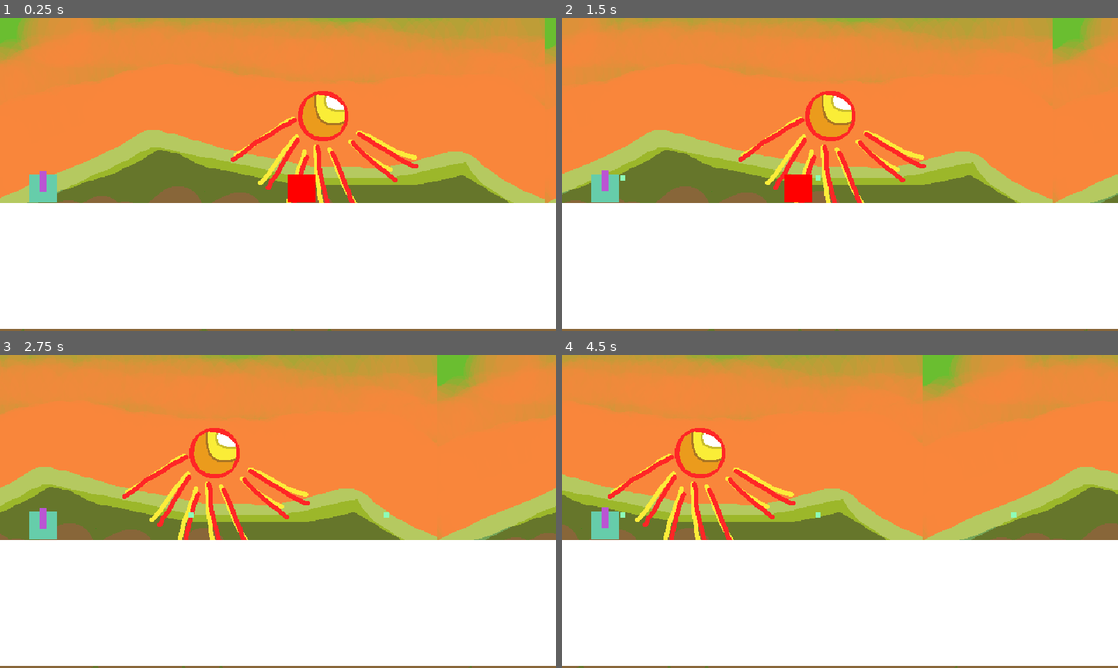
Above: before the commit, frames 1-4 (two rows, left to right).
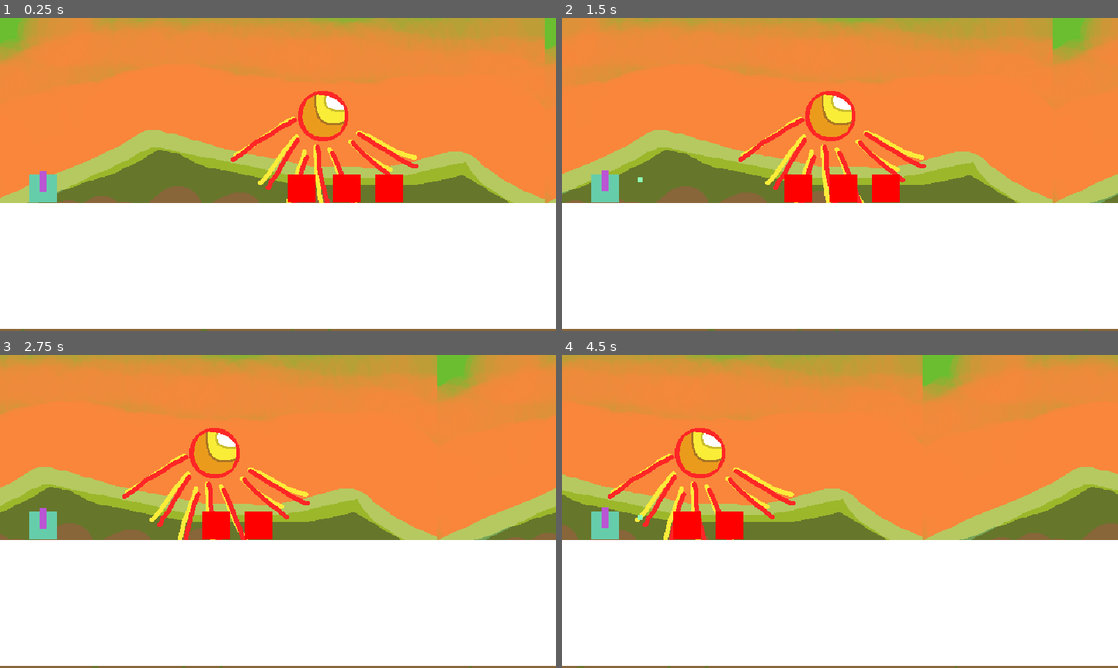
Above: after the commit, the same moments.

Repository: jonjud/layers-of-crystal
Game: Godot game, scene res://scenes/main.tscn
The game is run twice, just before and just after one commit, with the same random seed, the same clock (stepped at 60 frames per second) and the same inputs.
Inputs (mouse positions are in pixels of both pictures, inside the frame that each line leads up to):
- Up to frame 1 (0.25 s): no input
- Up to frame 2 (1.5 s): move the mouse to (962, 158) at 0.52 s; click (962, 158) at 0.67 s; move the mouse to (728, 190) at 1.27 s; click (728, 190) at 1.42 s
- Up to frame 3 (2.75 s): move the mouse to (333, 442) at 2.02 s; click (333, 442) at 2.17 s
- Up to frame 4 (4.5 s): move the mouse to (812, 574) at 2.77 s; click (812, 574) at 2.92 s; move the mouse to (1006, 558) at 3.52 s; click (1006, 558) at 3.67 s; move the mouse to (673, 464) at 4.27 s; click (673, 464) at 4.42 s

The runs differ from the first frame. In frame 1, 0.9% of the frame differs, in the area x 59-73%, y 50-59%; in frame 2, 0.9%; in frame 3, 0.9%; in frame 4, 1.0%, in the area x 10-82%, y 50-59%.

Commit message:
(No UI , zombie do damage and die and game ove screen appears

Diff:
--- /dev/null
+++ b/scenes/game_over.tscn
@@ -0,0 +1,43 @@
+[gd_scene format=3 uid="uid://dsr4f0xnk6d1v"]
+
+[ext_resource type="Script" uid="uid://cghdhsau411pe" path="res://scripts/game_over.gd" id="1_xeevv"]
+
+[node name="GameOver" type="CanvasLayer" unique_id=1206959117]
+script = ExtResource("1_xeevv")
+
+[node name="Control" type="Control" parent="." unique_id=1114470575]
+layout_mode = 3
+anchors_preset = 15
+anchor_right = 1.0
+anchor_bottom = 1.0
+grow_horizontal = 2
+grow_vertical = 2
+
+[node name="ColorRect" type="ColorRect" parent="Control" unique_id=1535979329]
+layout_mode = 1
+anchors_preset = 15
+anchor_right = 1.0
+anchor_bottom = 1.0
+grow_horizontal = 2
+grow_vertical = 2
+color = Color(0.54509807, 0.27058825, 0.07450981, 0.6)
+
+[node name="CenterContainer" type="CenterContainer" parent="Control" unique_id=183968505]
+layout_mode = 1
+anchors_preset = 15
+anchor_right = 1.0
+anchor_bottom = 1.0
+grow_horizontal = 2
+grow_vertical = 2
+
+[node name="VBoxContainer" type="VBoxContainer" parent="Control/CenterContainer" unique_id=1115877770]
+layout_mode = 2
+
+[node name="TitleLabel" type="Label" parent="Control/CenterContainer/VBoxContainer" unique_id=425157398]
+layout_mode = 2
+theme_override_font_sizes/font_size = 48
+text = "Game Over"
+
+[node name="RestartButton" type="Button" parent="Control/CenterContainer/VBoxContainer" unique_id=649796620]
+layout_mode = 2
+text = "Restart"
--- a/scenes/main.tscn
+++ b/scenes/main.tscn
@@ -4,6 +4,7 @@
 [ext_resource type="PackedScene" uid="uid://8flnt04lmmlf" path="res://scenes/player.tscn" id="1_o5qli"]
 [ext_resource type="Texture2D" uid="uid://bs6ff2wf7tgg4" path="res://assets/tiles/bg.png" id="2_sugp2"]
 [ext_resource type="PackedScene" uid="uid://c5x6cop7080io" path="res://scenes/zombie.tscn" id="4_jyhfs"]
+[ext_resource type="PackedScene" uid="uid://dsr4f0xnk6d1v" path="res://scenes/game_over.tscn" id="5_tbgi4"]
 
 [sub_resource type="RectangleShape2D" id="RectangleShape2D_htemk"]
 size = Vector2(640, 145)
@@ -47,3 +48,12 @@
 [node name="Zombie" parent="." unique_id=704269014 instance=ExtResource("4_jyhfs")]
 position = Vector2(362, 178)
 disable_mode = 1
+
+[node name="Zombie2" parent="." unique_id=1031054374 instance=ExtResource("4_jyhfs")]
+position = Vector2(414, 159)
+
+[node name="Zombie3" parent="." unique_id=570317170 instance=ExtResource("4_jyhfs")]
+position = Vector2(463, 168)
+
+[node name="GameOver" parent="." unique_id=1206959117 instance=ExtResource("5_tbgi4")]
+visible = false
--- a/scenes/zombie.tscn
+++ b/scenes/zombie.tscn
@@ -4,6 +4,9 @@
 
 [sub_resource type="RectangleShape2D" id="RectangleShape2D_htemk"]
 size = Vector2(32, 32)
+
+[sub_resource type="RectangleShape2D" id="RectangleShape2D_14cdr"]
+size = Vector2(33, 33)
 
 [node name="Zombie" type="CharacterBody2D" unique_id=704269014]
 collision_layer = 4
@@ -12,6 +15,13 @@
 
 [node name="CollisionShape2D" type="CollisionShape2D" parent="." unique_id=1958518629]
 shape = SubResource("RectangleShape2D_htemk")
+
+[node name="HurtBox" type="Area2D" parent="." unique_id=1510301150]
+collision_layer = 4
+collision_mask = 7
+
+[node name="CollisionShape2D" type="CollisionShape2D" parent="HurtBox" unique_id=848096723]
+shape = SubResource("RectangleShape2D_14cdr")
 
 [node name="ColorRect" type="ColorRect" parent="." unique_id=1736947445]
 anchors_preset = 8
--- a/scripts/bullet.gd
+++ b/scripts/bullet.gd
@@ -4,16 +4,23 @@
 var speed : float = 300.0
 var damage : float
 var player : Node2D
+var zombie : Node2D
+var dir : Vector2
 
 func _ready() -> void:
 	body_entered.connect(_on_body_entered)
 	player = get_tree().get_first_node_in_group("player")
+	zombie = get_tree().get_first_node_in_group("zombie")
 
 func _physics_process(delta: float) -> void:
+	if zombie:
+		dir = (zombie.global_position - global_position).normalized()
+		position += dir * speed * delta
 	position += Vector2.RIGHT * speed * delta
 
 func _on_body_entered(body : Node2D) -> void:
 	if body.is_in_group("zombie"):
 		if body.has_method("damage"):
-			for i in player.damages:
-				body.damage(player.damages[i])
+			for i in player.base_damages:
+				body.damage(player.base_damages[i])
+			queue_free()
--- /dev/null
+++ b/scripts/game_over.gd
@@ -0,0 +1,14 @@
+extends CanvasLayer
+
+@onready var _restart_button : Button = $Control/CenterContainer/VBoxContainer/RestartButton
+
+func _ready() -> void:
+	hide()
+	SignalBus.player_died.connect(_on_player_died)
+	_restart_button.pressed.connect(_on_restart_button_pressed)
+
+func _on_restart_button_pressed() -> void:
+	get_tree().reload_current_scene()
+
+func _on_player_died() -> void:
+	show()
--- a/scripts/player.gd
+++ b/scripts/player.gd
@@ -1,11 +1,11 @@
 extends CharacterBody2D
 
 var stats : Dictionary = {
-	"hp" : 10,
+	"hp" : 100.0,
 	"mana" : 50,
 }
 
-var damages : Dictionary = {
+var base_damages : Dictionary = {
 	"physical damage" : 10,
 	"fire damage" : 5,
 	"wind damage" : 5,
@@ -15,12 +15,24 @@
 	"darkness damage" : 5,
 }
 
-var tot_damage : float
+
 
 func _ready() -> void:
 	add_to_group("player")
 	for i in stats:
 		print(i ,stats[i])
+
+func damage(amount : int) -> void:
+	if amount < 0:
+		return
+	stats["hp"] = max(stats["hp"] - amount,0)
+	print("player hp : ",stats["hp"])
+	if stats["hp"] <= 0:
+		die()
+
+func die() -> void:
+	SignalBus.player_died.emit()
+	queue_free()
 
 func _unhandled_input(event: InputEvent) -> void:
 	if event is InputEventMouseButton:
--- a/scripts/zombie.gd
+++ b/scripts/zombie.gd
@@ -6,15 +6,23 @@
 var hp : float
 var max_hp : float = 100.0
 
+var damage_amount : float = 60.0
+
+
 func _ready() -> void:
 	hp = max_hp
 	add_to_group("zombie")
 	wiz = get_tree().get_first_node_in_group("player")
+	$HurtBox.body_entered.connect(_on_body_entered)
 
 func _physics_process(delta: float) -> void:
 	velocity.y += ProjectSettings.get_setting("physics/2d/default_gravity")
-	var dir : Vector2 = (wiz.global_position - global_position).normalized()
-	velocity.x = dir.x * speed
+	if wiz:
+		var dir : Vector2 = (wiz.global_position - global_position).normalized()
+		velocity.x = dir.x * speed
+	else:
+		velocity.x = 0 * speed
+
 	move_and_slide()
 
 func damage(amount: float) -> void:
@@ -26,4 +34,11 @@
 		die()
 
 func die() -> void:
+	SignalBus.zombie_died.emit()
 	queue_free()
+
+func _on_body_entered(body : Node2D) -> void:
+	if body.is_in_group("player"):
+		if body.has_method("damage"):
+			body.damage(damage_amount)
+			self.queue_free()
--- a/systems/signal_bus.gd
+++ b/systems/signal_bus.gd
@@ -1,3 +1,6 @@
 extends Node
 
 signal fire_pressed
+signal zombie_died
+
+signal player_died
Not shown, added: scripts/game_over.gd.uid
